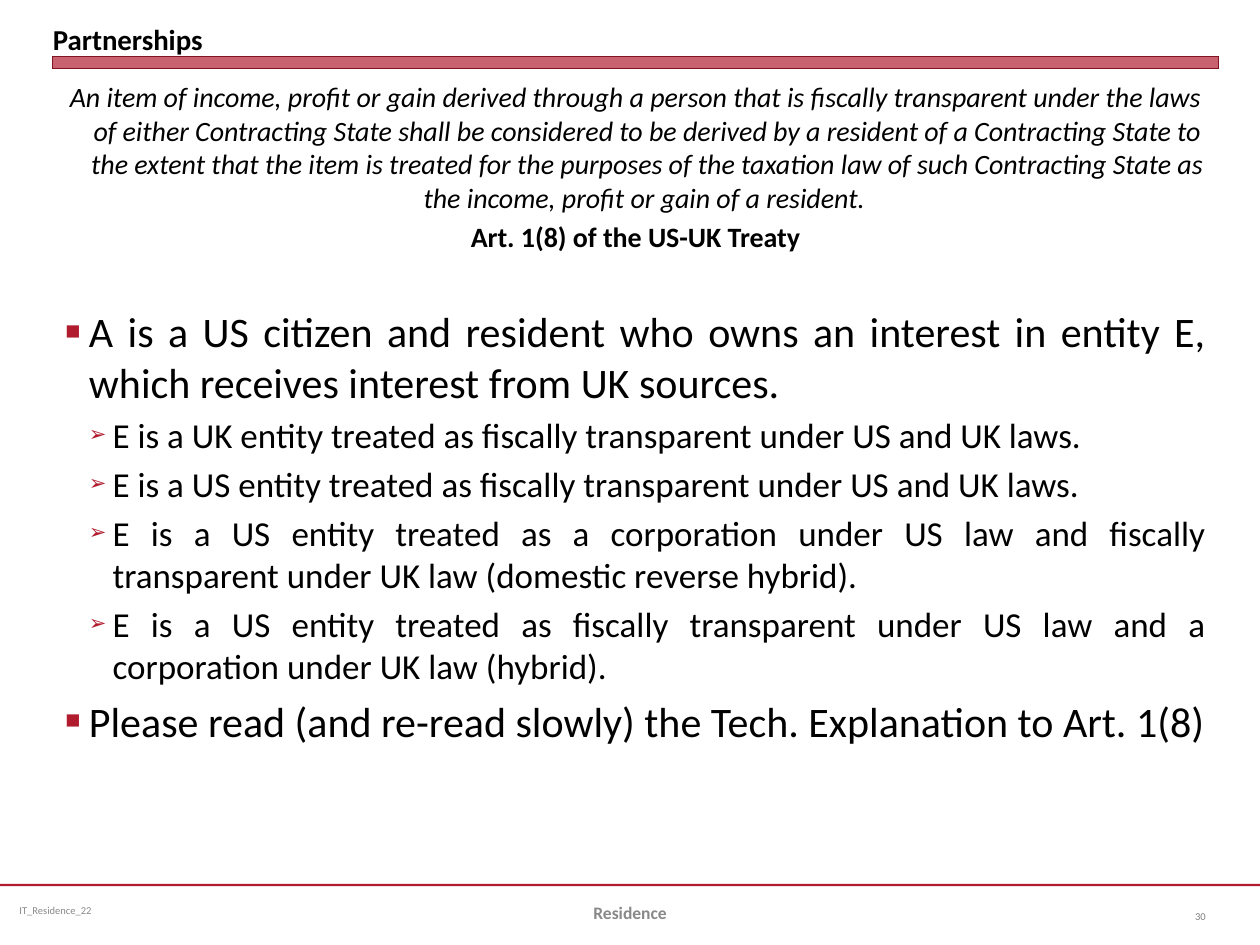
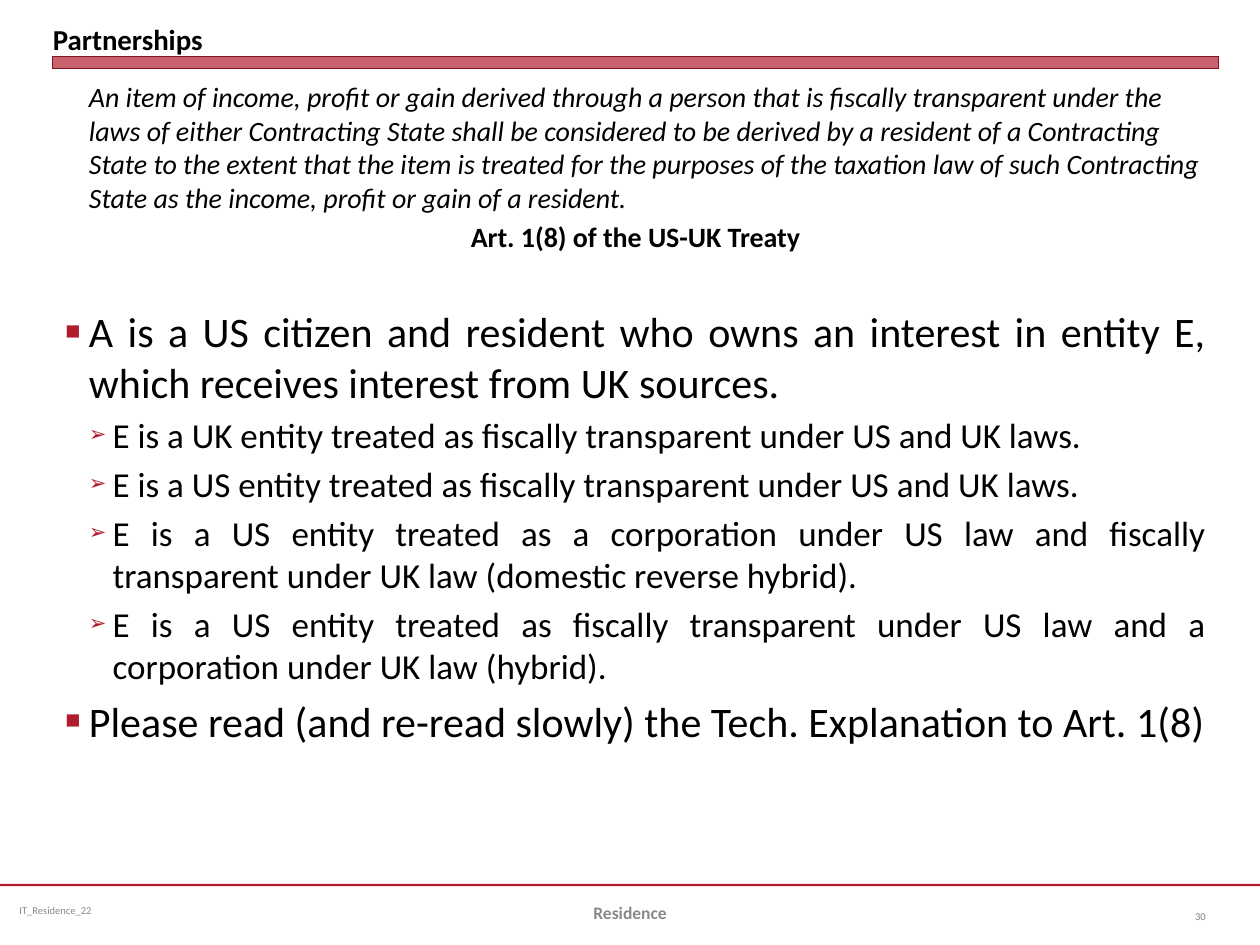
Before and after one commit to jmc877/International-Tax, a slide deck: slide 30 of slides/IT_Residence_22.pptx. Drawn at 1260x945 pixels with LibreOffice and Linux fonts; fonts in the diff are those of the drawing. Boxes give left, top, right and bottom in pixels: in the first picture for what was removed or moved away, otherwise in the second. Text is boxed around its words. In the diff, an @@ line names an element or a change of style, - is before the commit and + after.

```diff
--- a/slides/IT_Residence_22.pptx
+++ b/slides/IT_Residence_22.pptx
@@ text at (89, 87, 1199, 213): alignment centre to left @@
```
Also in this commit, not shown: 12 other slides changed, 7 other files.
